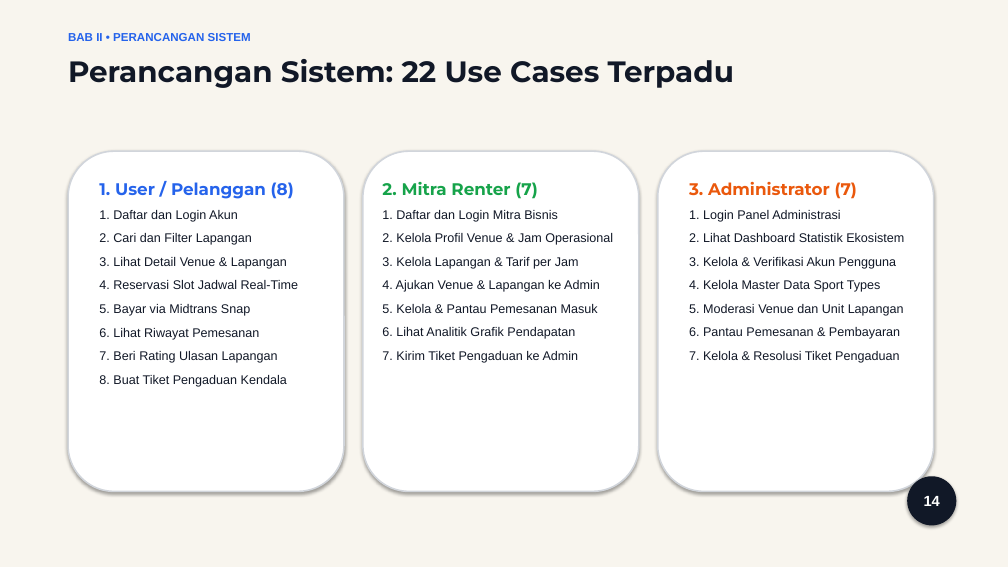
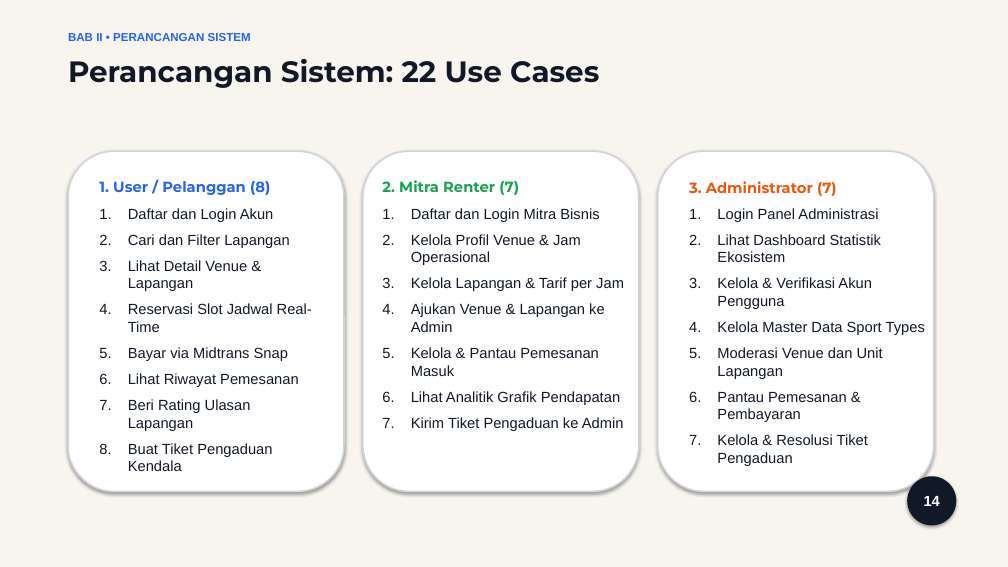
Before and after one commit to ztzrk/fieldmax, a slide deck: slide 14 of obsidian/Fieldmax/Presentasi_Seminar_Hasil_FieldMax.pptx. Drawn at 1008x567 pixels with LibreOffice and Linux fonts; fonts in the diff are those of the drawing. Boxes give left, top, right and bottom in pixels: in the first picture for what was removed or moved away, otherwise in the second. Text is boxed around its words. In the diff, an @@ line names an element or a change of style, - is before the commit and + after.

```diff
--- a/obsidian/Fieldmax/Presentasi_Seminar_Hasil_FieldMax.pptx
+++ b/obsidian/Fieldmax/Presentasi_Seminar_Hasil_FieldMax.pptx
@@ text at [68, 59, 599, 88]: text changed @@
-Perancangan Sistem: 22 Use Cases Terpadu
+Perancangan Sistem: 22 Use Cases
@@ text at [99, 181, 270, 195]: size 16 to 14 pt in "1. User / Pelanggan (8)" @@
@@ text at [128, 208, 312, 471]: text changed; size 12 to 14 pt @@
-1. Daftar dan Login Akun
-2. Cari dan Filter Lapangan
-3. Lihat Detail Venue & Lapangan
-4. Reservasi Slot Jadwal Real-Time
-5. Bayar via Midtrans Snap
-6. Lihat Riwayat Pemesanan
-7. Beri Rating Ulasan Lapangan
-8. Buat Tiket Pengaduan Kendala
+1. Daftar dan Login Akun
+2. Cari dan Filter Lapangan
+3. Lihat Detail Venue & Lapangan
+4. Reservasi Slot Jadwal Real-Time
+5. Bayar via Midtrans Snap
+6. Lihat Riwayat Pemesanan
+7. Beri Rating Ulasan Lapangan
+8. Buat Tiket Pengaduan Kendala
@@ text at [382, 180, 519, 195]: size 16 to 14 pt in "2. Mitra Renter (7)" @@
@@ text at [411, 208, 624, 431]: text changed; size 12 to 14 pt @@
-1. Daftar dan Login Mitra Bisnis
-2. Kelola Profil Venue & Jam Operasional
-3. Kelola Lapangan & Tarif per Jam
-4. Ajukan Venue & Lapangan ke Admin
-5. Kelola & Pantau Pemesanan Masuk
-6. Lihat Analitik Grafik Pendapatan
-7. Kirim Tiket Pengaduan ke Admin
+1. Daftar dan Login Mitra Bisnis
+2. Kelola Profil Venue & Jam Operasional
+3. Kelola Lapangan & Tarif per Jam
+4. Ajukan Venue & Lapangan ke Admin
+5. Kelola & Pantau Pemesanan Masuk
+6. Lihat Analitik Grafik Pendapatan
+7. Kirim Tiket Pengaduan ke Admin
@@ text at [689, 181, 837, 196]: size 16 to 14 pt in "3. Administrator (7)" @@
@@ text at [717, 208, 925, 466]: text changed; size 12 to 14 pt @@
-1. Login Panel Administrasi
-2. Lihat Dashboard Statistik Ekosistem
-3. Kelola & Verifikasi Akun Pengguna
-4. Kelola Master Data Sport Types
-5. Moderasi Venue dan Unit Lapangan
-6. Pantau Pemesanan & Pembayaran
-7. Kelola & Resolusi Tiket Pengaduan
+1. Login Panel Administrasi
+2. Lihat Dashboard Statistik Ekosistem
+3. Kelola & Verifikasi Akun Pengguna
+4. Kelola Master Data Sport Types
+5. Moderasi Venue dan Unit Lapangan
+6. Pantau Pemesanan & Pembayaran
+7. Kelola & Resolusi Tiket Pengaduan
```
Also in this commit, not shown: 14 other slides changed, 1 slide removed, 27 other files.
